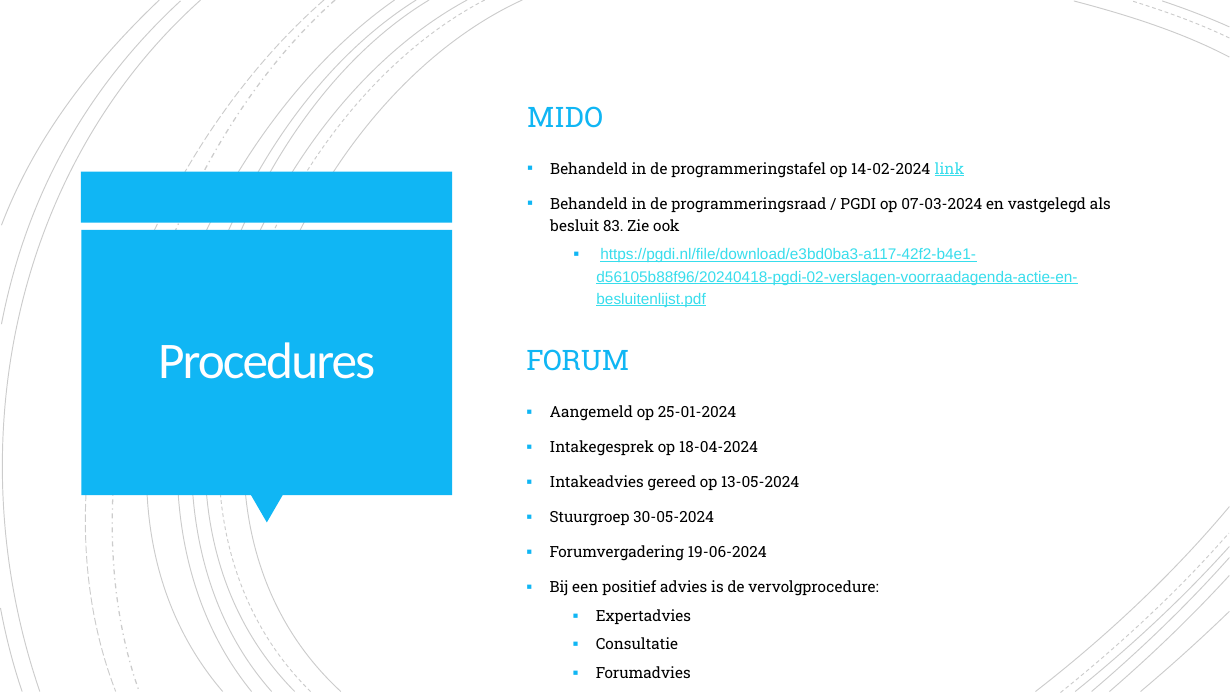
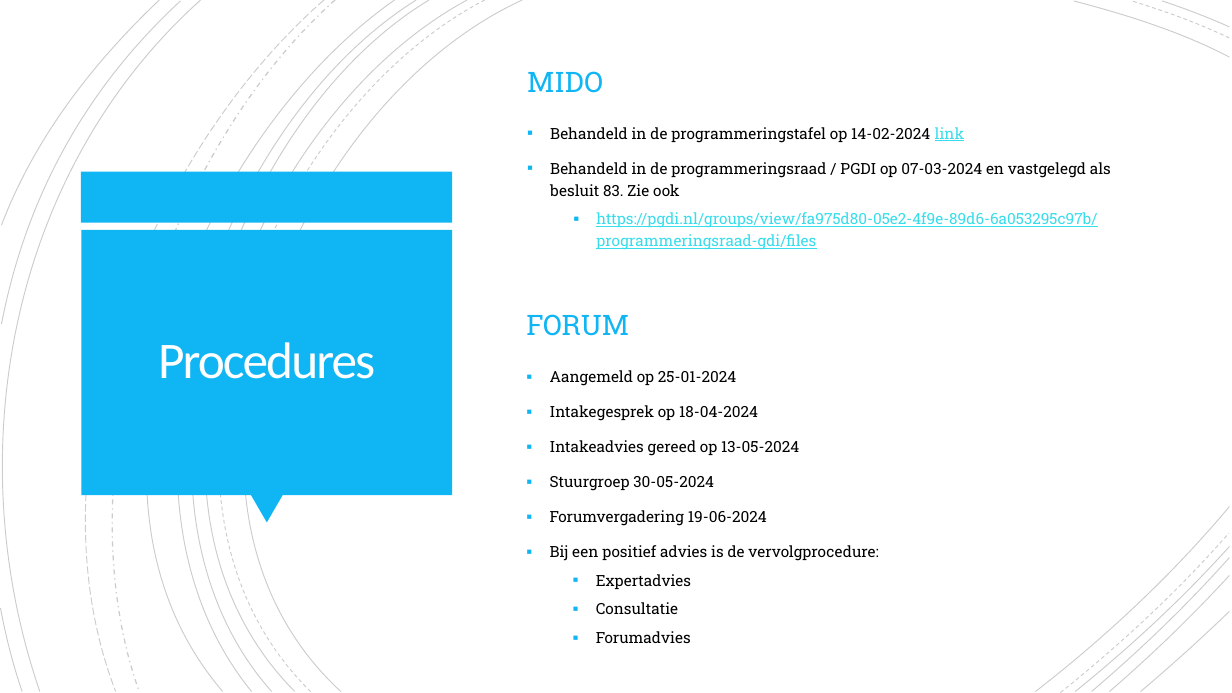
Before and after one commit to Logius-standaarden/Overleg, a slide deck: slide 4 of API/2024-04-25/Stavaza ADR2 procedures.pptx. Drawn at 1232x693 pixels with LibreOffice and Linux fonts; fonts in the diff are those of the drawing. Boxes give left, top, right and bottom in pixels: in the first picture for what was removed or moved away, otherwise in the second. Text is boxed around its words. In the diff, an @@ line names an element or a change of style, - is before the commit and + after.

```diff
--- a/API/2024-04-25/Stavaza ADR2 procedures.pptx
+++ b/API/2024-04-25/Stavaza ADR2 procedures.pptx
@@ 4 texts moved together from (x1=526, y1=106, x2=1111, y2=649) to (x1=526, y1=71, x2=1111, y2=614) @@
@@ text at (x1=596, y1=212, x2=1097, y2=250): text changed; font Arial to Roboto Slab @@
-  ▪ https://pgdi.nl/file/download/e3bd0ba3-a117-42f2-b4e1-d56105b88f96/20240418-pgdi-02-verslagen-voorraadagenda-actie-en-besluitenlijst.pdf
+  ▪ https://pgdi.nl/groups/view/fa975d80-05e2-4f9e-89d6-6a053295c97b/programmeringsraad-gdi/files
```
Also in this commit, not shown: 3 other slides changed, 1 other file.
